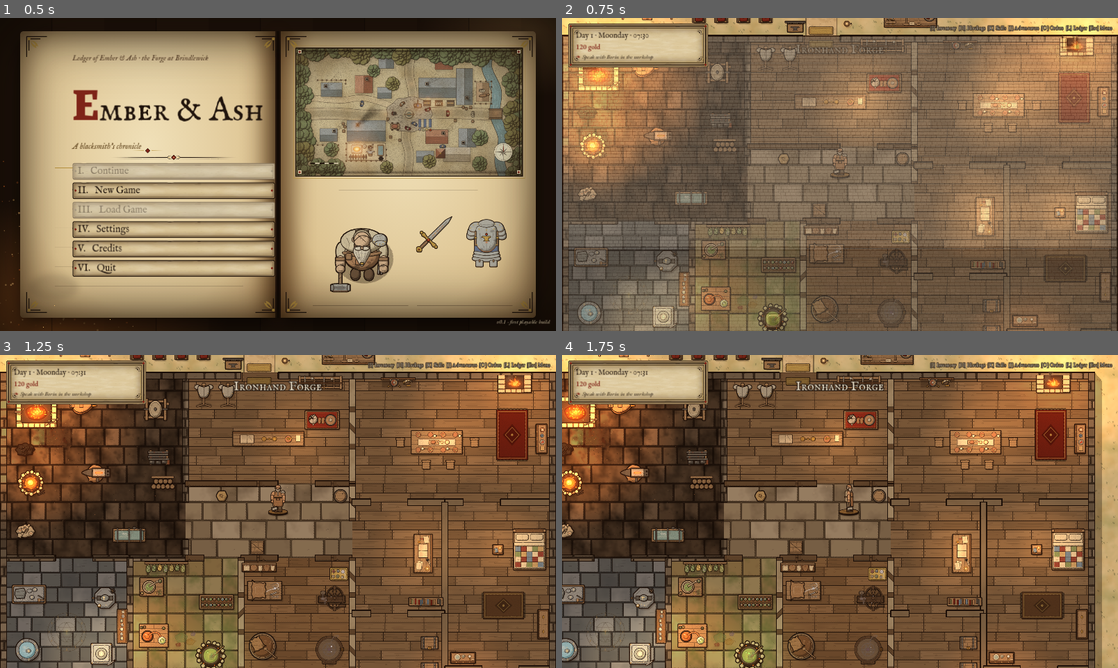
Above: before the commit, frames 1-4 (two rows, left to right).
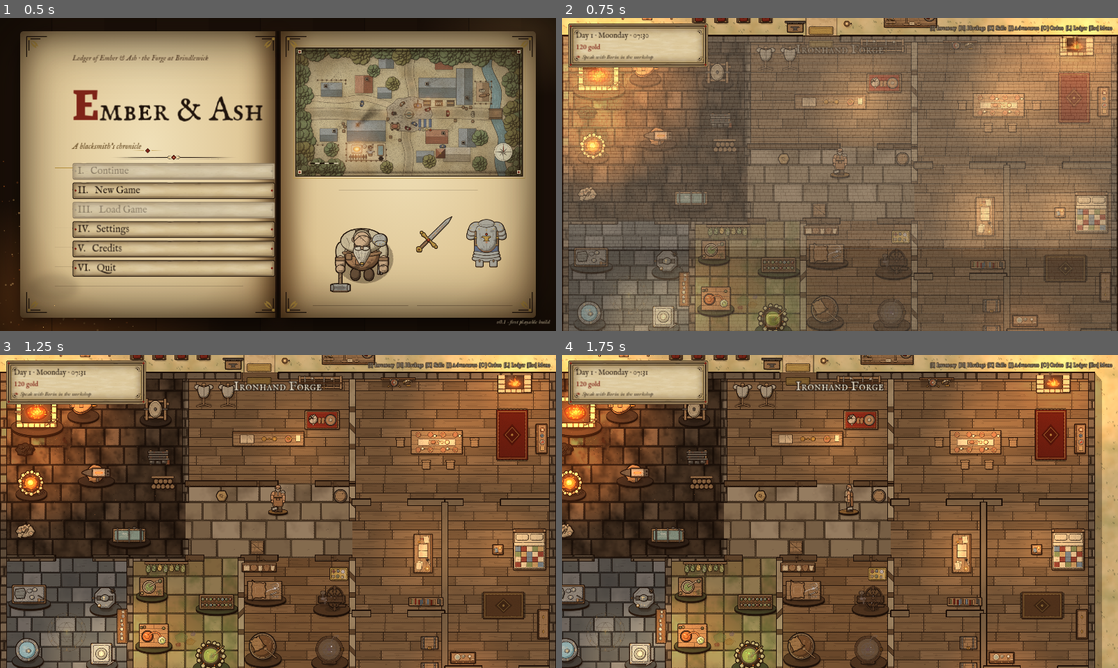
Above: after the commit, the same moments.

Repository: crosenlund79/DNDBlacksmith
Game: Godot game, scene res://scenes/main.tscn
Two runs of this game, one before a commit and one after it. Both use one fixed random seed, a clock stepped at 60 frames per second and the inputs below.
Inputs (mouse positions are in pixels of both pictures, inside the frame that each line leads up to):
- Up to frame 1 (0.5 s): no input
- Up to frame 2 (0.75 s): click "II. New Game" at 0.5 s
- Up to frame 3 (1.25 s): no input
- Up to frame 4 (1.75 s): move the mouse to (962, 495) at 1.27 s; hold D (move_right) from 1.28 s (still down); hold E (interact) from 1.28 s (still down); click (962, 495) at 1.42 s; tap Space at 1.52 s; tap Shift (run) at 1.55 s

Frame 1 is identical in both runs. In frame 2, 1.1% of the frame differs, in the area x 1-63%, y 17-100%; in frame 3, 2.0%, in the area x 1-64%, y 17-100%; in frame 4, 1.8%.

Commit message:
Equipment display bases: every crafting station stands on a tabletop base
The same painted miniature base as the characters (miniature.base: dark
rim, tinted top, contact shadow, hatching), scaled to each station's
footprint and tinted by discipline (smithing soot, runecraft slate,
alchemy moss, stitching leather, arcane plum with gilt ring). Purely
visual: drawn on the floor layer under the stations, no collision,
station collision and interaction points unchanged.

- tools/art/make_station_bases.py → assets/sprites/stations/bases/*.png
  + anchors.json; review sheet tools/art/out/station_bases_contact.png
- world.gd _station_base() places each base under its station
- docs: technical note and screenshots (docs/screenshots/equipment_bases)

Co-Authored-By: Claude Opus 5.5 <noreply@anthropic.com>
Claude-Session: https://claude.ai/code/session_01HoR6KAxgu6YHDD8PGQ7LCJ

Diff:
--- /dev/null
+++ b/game/assets/sprites/stations/bases/anchors.json
@@ -0,0 +1,158 @@
+{
+ "anvil": {
+  "w": 157,
+  "h": 81,
+  "cx": 78.5,
+  "cy": 35.2
+ },
+ "forge": {
+  "w": 211,
+  "h": 106,
+  "cx": 105.5,
+  "cy": 46.7
+ },
+ "crucible": {
+  "w": 140,
+  "h": 88,
+  "cx": 70.0,
+  "cy": 39.0
+ },
+ "quench_trough": {
+  "w": 175,
+  "h": 82,
+  "cx": 87.5,
+  "cy": 35.4
+ },
+ "bellows": {
+  "w": 140,
+  "h": 88,
+  "cx": 70.0,
+  "cy": 39.0
+ },
+ "grinding_wheel": {
+  "w": 140,
+  "h": 88,
+  "cx": 70.0,
+  "cy": 39.0
+ },
+ "rune_cutting_bench": {
+  "w": 175,
+  "h": 82,
+  "cx": 87.5,
+  "cy": 35.4
+ },
+ "rune_engraving_stand": {
+  "w": 140,
+  "h": 88,
+  "cx": 70.0,
+  "cy": 39.0
+ },
+ "rune_cleansing_basin": {
+  "w": 140,
+  "h": 88,
+  "cx": 70.0,
+  "cy": 39.0
+ },
+ "resonance_pedestal": {
+  "w": 140,
+  "h": 88,
+  "cx": 70.0,
+  "cy": 39.0
+ },
+ "rune_polishing_wheel": {
+  "w": 140,
+  "h": 88,
+  "cx": 70.0,
+  "cy": 39.0
+ },
+ "mortar_station": {
+  "w": 140,
+  "h": 80,
+  "cx": 70.0,
+  "cy": 35.2
+ },
+ "alembic": {
+  "w": 157,
+  "h": 89,
+  "cx": 78.5,
+  "cy": 39.0
+ },
+ "cauldron": {
+  "w": 157,
+  "h": 96,
+  "cx": 78.5,
+  "cy": 42.9
+ },
+ "reagent_table": {
+  "w": 175,
+  "h": 82,
+  "cx": 87.5,
+  "cy": 35.4
+ },
+ "infusion_rack": {
+  "w": 175,
+  "h": 82,
+  "cx": 87.5,
+  "cy": 35.4
+ },
+ "arcane_crucible": {
+  "w": 175,
+  "h": 105,
+  "cx": 87.5,
+  "cy": 46.7
+ },
+ "spellbinding_array": {
+  "w": 211,
+  "h": 121,
+  "cx": 105.5,
+  "cy": 54.4
+ },
+ "leyline_conductor": {
+  "w": 140,
+  "h": 103,
+  "cx": 70.0,
+  "cy": 46.7
+ },
+ "aetheric_stabilizer": {
+  "w": 157,
+  "h": 96,
+  "cx": 78.5,
+  "cy": 42.9
+ },
+ "arcane_anvil": {
+  "w": 175,
+  "h": 89,
+  "cx": 87.5,
+  "cy": 39.0
+ },
+ "stitching_table": {
+  "w": 175,
+  "h": 82,
+  "cx": 87.5,
+  "cy": 35.4
+ },
+ "thread_spinner": {
+  "w": 157,
+  "h": 89,
+  "cx": 78.5,
+  "cy": 39.0
+ },
+ "leather_vat": {
+  "w": 157,
+  "h": 96,
+  "cx": 78.5,
+  "cy": 42.9
+ },
+ "embroidery_frame": {
+  "w": 157,
+  "h": 96,
+  "cx": 78.5,
+  "cy": 42.9
+ },
+ "fitting_mannequin": {
+  "w": 122,
+  "h": 88,
+  "cx": 61.0,
+  "cy": 39.0
+ }
+}
--- a/game/scripts/world/world.gd
+++ b/game/scripts/world/world.gd
@@ -561,6 +561,7 @@
 		var pos := bpos("smithy", float(p[0]), float(p[1]))
 		var size := Vector2(float(st["size"][0]), float(st["size"][1]))
 		var tex := Assets.get_tex("stations/" + st["id"], Vector2i(int(size.x), int(size.y)))
+		_station_base(st["id"], pos, size)
 		var node: Node2D
 		if st.get("solid", true):
 			node = Node2D.new()
@@ -590,6 +591,31 @@
 	_update_marker()
 	Events.world_flag_changed.connect(func(_f): _refresh_station_locks())
 	Events.skill_level_up.connect(func(_a, _b, _c): _refresh_station_locks())
+
+
+var _base_anchors := {}
+
+
+## A painted tabletop base under each station, matching the characters' miniature bases (purely
+## visual: on the floor layer, no collision, interaction points unchanged). The station's lower edge
+## stands on the base's top face; geometry mirrors tools/art/make_station_bases.py.
+func _station_base(id: String, pos: Vector2, size: Vector2) -> void:
+	if not Assets.has_tex("stations/bases/" + id):
+		return
+	if _base_anchors.is_empty():
+		var txt := FileAccess.get_file_as_string("res://assets/sprites/stations/bases/anchors.json")
+		var parsed: Variant = JSON.parse_string(txt) if txt != "" else null
+		_base_anchors = parsed if parsed is Dictionary else {"_": {}}
+	var a: Dictionary = _base_anchors.get(id, {})
+	if a.is_empty():
+		return
+	var rx := size.x * 0.56
+	var ry := maxf(rx * 0.27, size.y * 0.24)
+	var top := pos + Vector2(0, size.y * 0.5 - ry * 0.55)
+	var b := Sprite2D.new()
+	b.texture = Assets.get_tex("stations/bases/" + id)
+	b.position = top + Vector2(float(a["w"]) * 0.5 - float(a["cx"]), float(a["h"]) * 0.5 - float(a["cy"]))
+	floor_layer.add_child(b)   # added after the floor textures, so it sits on the floor and under every station
 
 
 func _station_fx(fx: String, pos: Vector2, size: Vector2) -> void:
Binary file added: game/assets/sprites/stations/bases/aetheric_stabilizer.png
Not shown, added: game/assets/sprites/stations/bases/aetheric_stabilizer.png.import
Binary file added: game/assets/sprites/stations/bases/alembic.png
Not shown, added: game/assets/sprites/stations/bases/alembic.png.import
Binary file added: game/assets/sprites/stations/bases/anvil.png
Not shown, added: game/assets/sprites/stations/bases/anvil.png.import
Binary file added: game/assets/sprites/stations/bases/arcane_anvil.png
Not shown, added: game/assets/sprites/stations/bases/arcane_anvil.png.import
Binary file added: game/assets/sprites/stations/bases/arcane_crucible.png
Not shown, added: game/assets/sprites/stations/bases/arcane_crucible.png.import
Binary file added: game/assets/sprites/stations/bases/bellows.png
Not shown, added: game/assets/sprites/stations/bases/bellows.png.import
(and 49 more such lines)
